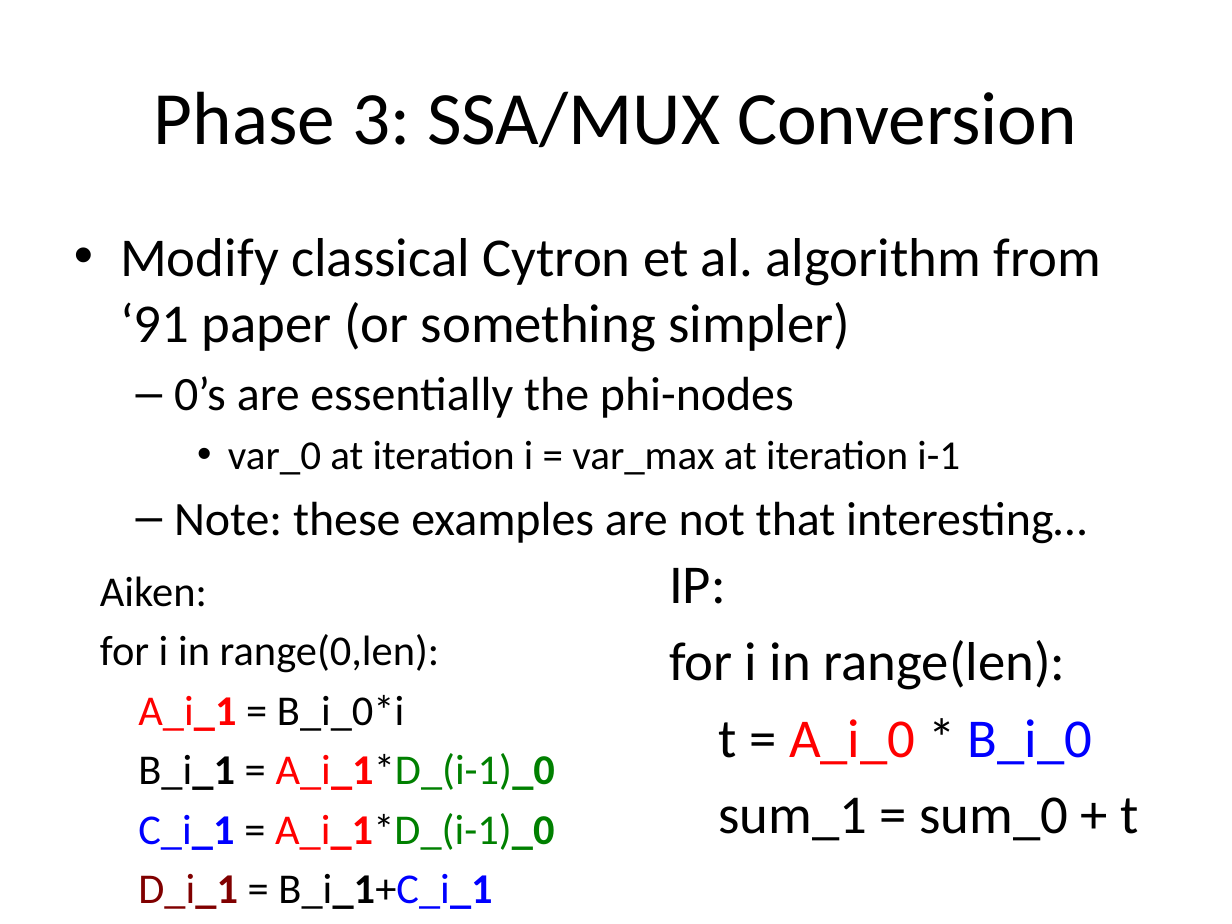
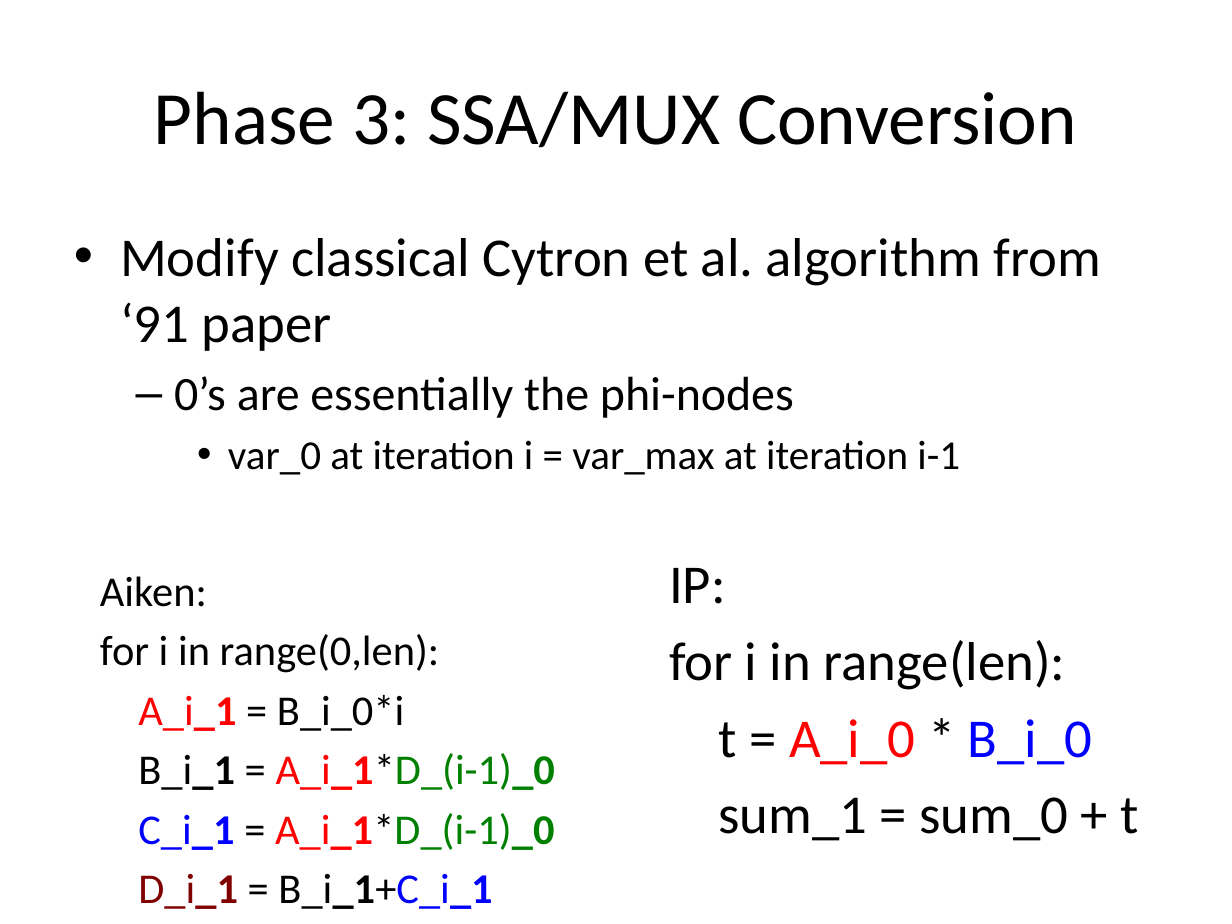
Before and after one commit to milana2/ParallelizationForMPC, a slide deck: slide 16 of MPC_Compiler_Misc_Notes.pptx. Drawn at 1232x924 pixels with LibreOffice and Linux fonts; fonts in the diff are those of the drawing. Boxes give left, top, right and bottom in pixels: in the first picture for what was removed or moved away, otherwise in the second. Text is boxed around its words. In the diff, an @@ line names an element or a change of style, - is before the commit and + after.

```diff
--- a/MPC_Compiler_Misc_Notes.pptx
+++ b/MPC_Compiler_Misc_Notes.pptx
@@ text at [120, 238, 1101, 351]: text changed @@
-• Modify classical Cytron et al. algorithm from ‘91 paper (or something simpler)
+• Modify classical Cytron et al. algorithm from ‘91 paper
@@ text at [174, 501, 1086, 544]: paragraph removed @@
-  – Note: these examples are not that interesting…
```
Also in this commit, not shown: 4 other slides changed.
